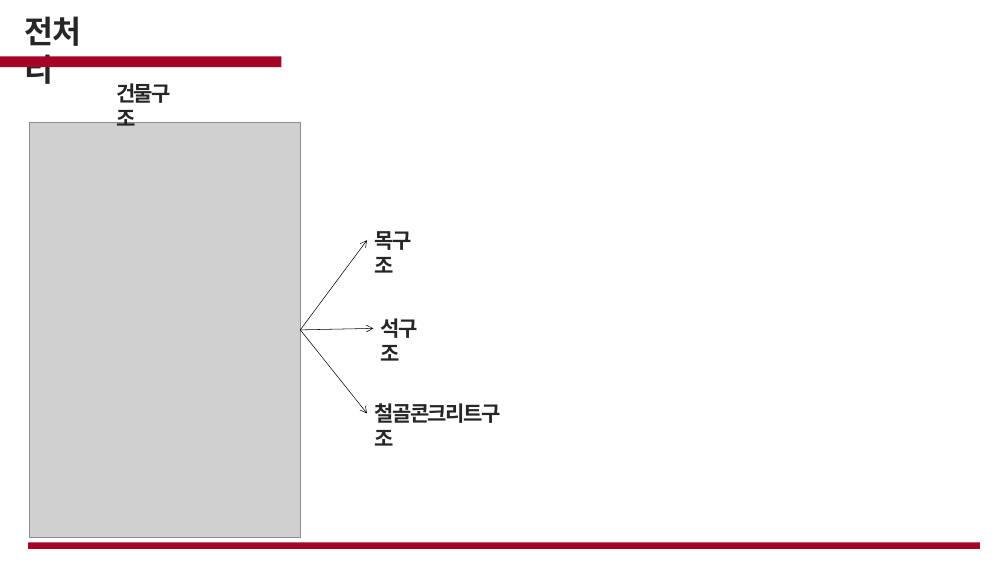
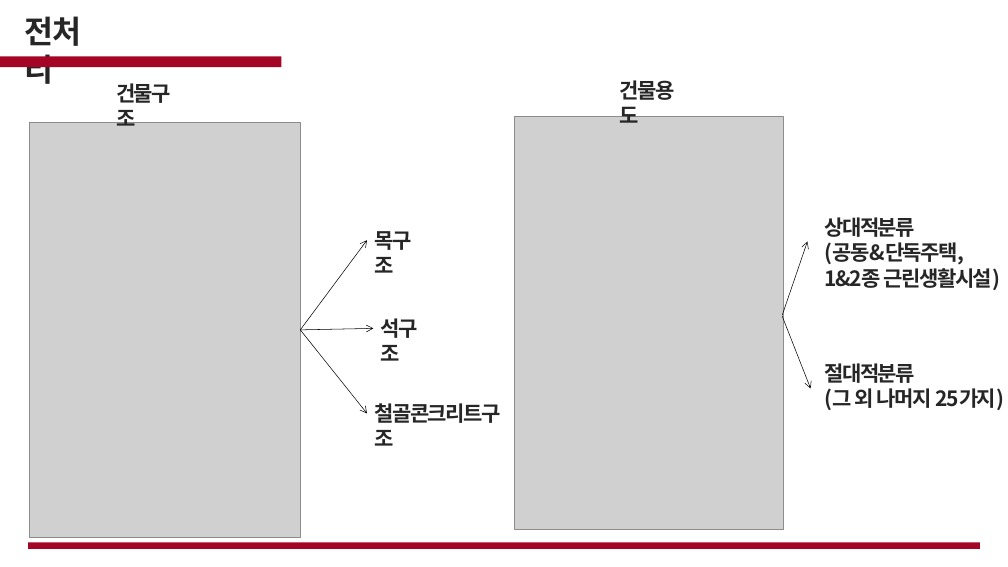
Before and after one commit to cjsgk106/fire-prediction-analysis, a slide deck: slide 13 of work/화재.pptx. Drawn at 1008x567 pixels with LibreOffice and Linux fonts; fonts in the diff are those of the drawing; grey boxes stand for pictures; background and template pictures are left out. Boxes give left, top, right and bottom in pixels: in the first picture for what was removed or moved away, otherwise in the second. Text is boxed around its words. In the diff, an @@ line names an element or a change of style, - is before the commit and + after.

```diff
--- a/work/화재.pptx
+++ b/work/화재.pptx
@@ text added at (x1=620, y1=80, x2=675, y2=123), 20 pt, text #262626, bold @@
+건물용도
@@ picture added at (x1=514, y1=116, x2=783, y2=529) @@
@@ text added at (x1=825, y1=217, x2=1000, y2=290), 20 pt, text #262626, bold @@
+상대적분류
+(공동&단독주택,
+1&2종 근린생활시설)
@@ arrow added from (783, 315) to (808, 241), #000000 0.5 pt @@
@@ arrow added from (783, 316) to (811, 389), #000000 0.5 pt @@
@@ text added at (x1=825, y1=363, x2=1004, y2=410), 20 pt, text #262626, bold @@
+절대적분류
+(그 외 나머지 25가지)
```
Also in this commit, not shown: 6 other slides changed, 5 slides added.
